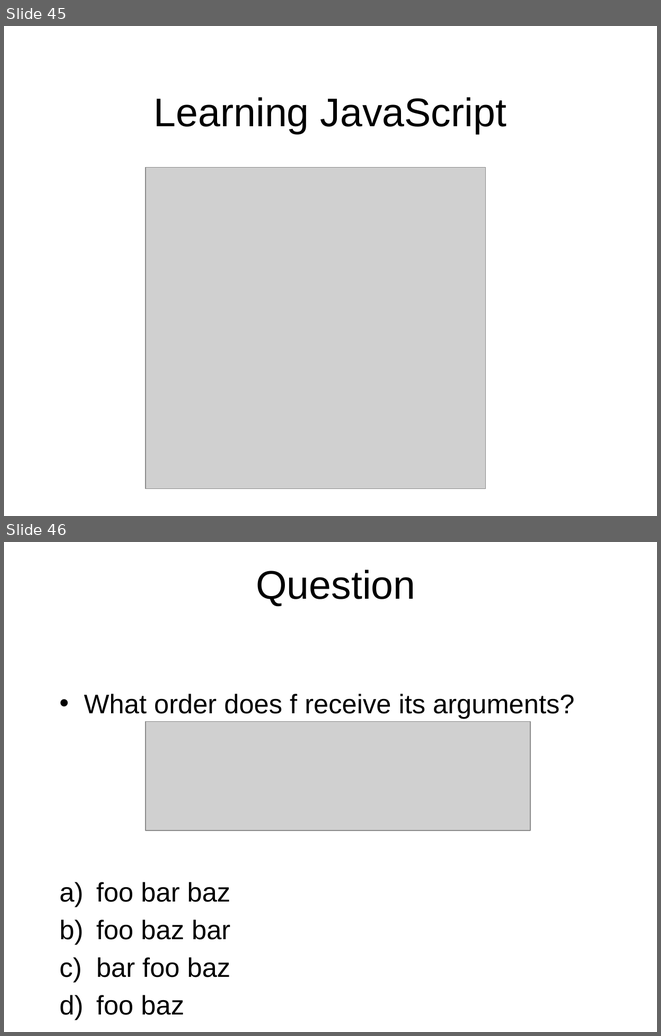
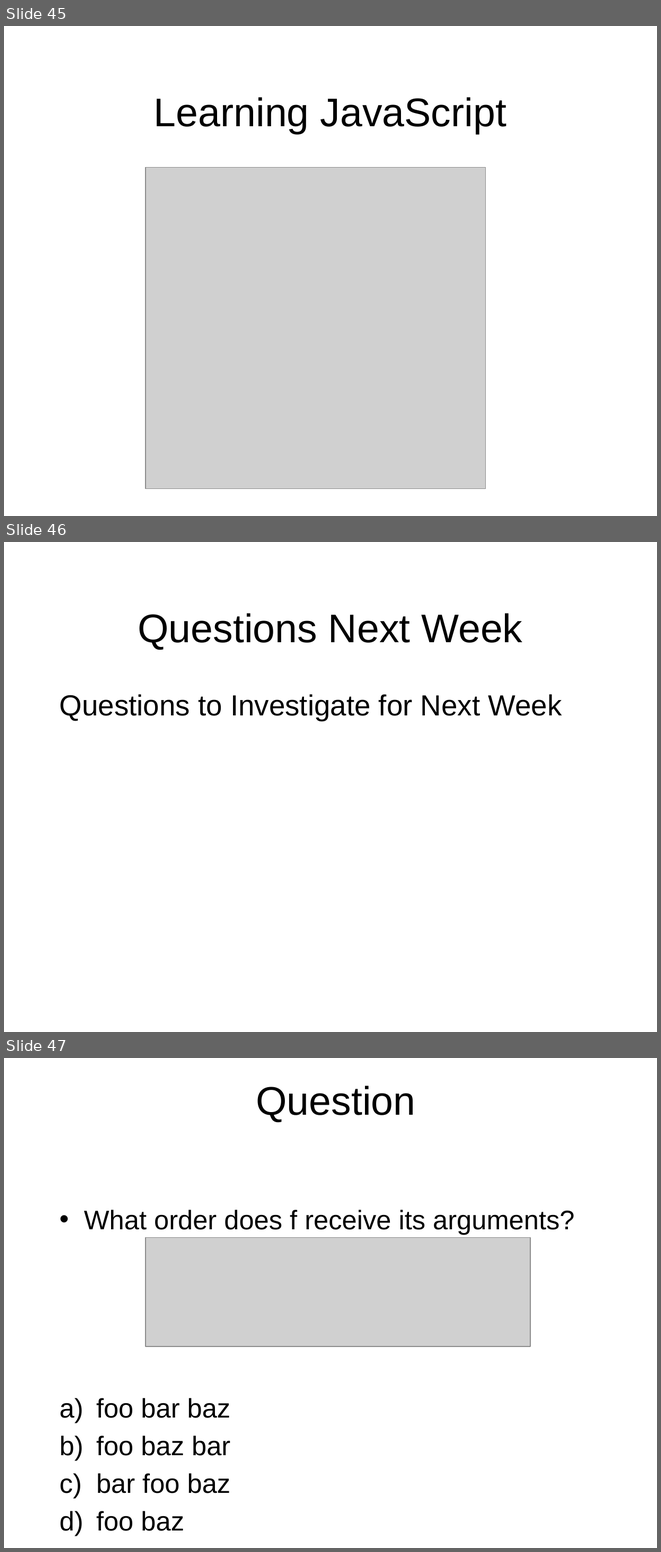
Before and after one commit to octaviordz/zjnu2017.github.io, a slide deck: WAD/lectures/100--Javascript.Syntax.pptx. Shown one above the other, each under a label of ours: slides 45 and 46 before the commit, slides 45, 46 and 47 after it. The pictures are 661x1036 and 661x1552 pixels, drawn with LibreOffice and Linux fonts; fonts in the diff are those of the drawing; grey boxes stand for pictures. Boxes give left, top, right and bottom in pixels: in the first picture for what was removed or moved away, otherwise in the second. Text is boxed around its words. In the diff, an @@ line names an element or a change of style, - is before the commit and + after.

Commit message:
Update.

```diff
--- a/WAD/lectures/100--Javascript.Syntax.pptx
+++ b/WAD/lectures/100--Javascript.Syntax.pptx
@@ slide 46 added at bbox=[4, 542, 657, 1032], background #FFFFFF @@
@@ title added at bbox=[138, 613, 522, 650], 44 pt, text #000000 @@
+Questions Next Week
@@ text added at bbox=[60, 694, 562, 721], 32 pt, text #000000 @@
+Questions to Investigate for Next Week
@@ what was slide 46 is now slide 47 @@
```
Also in this commit, not shown: 1 slide changed.
